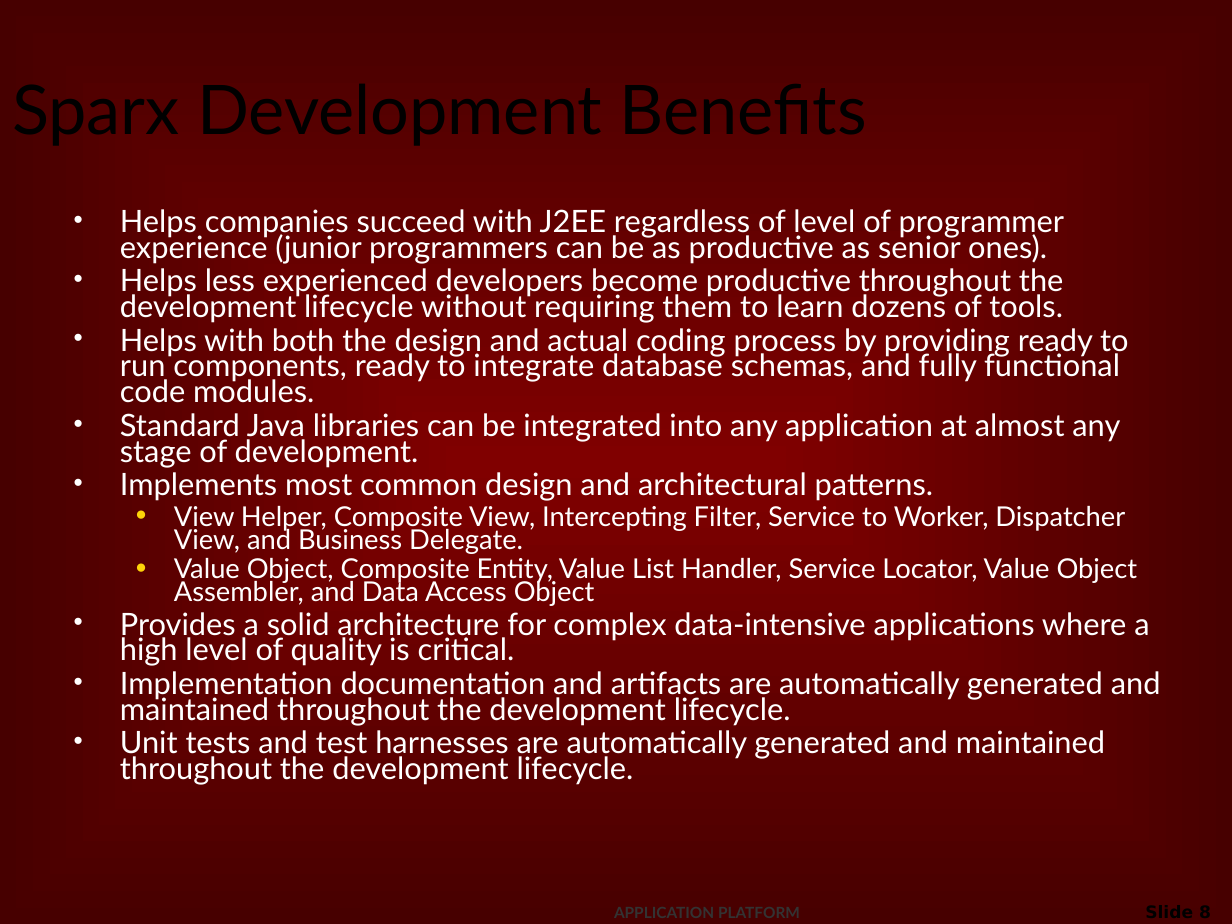
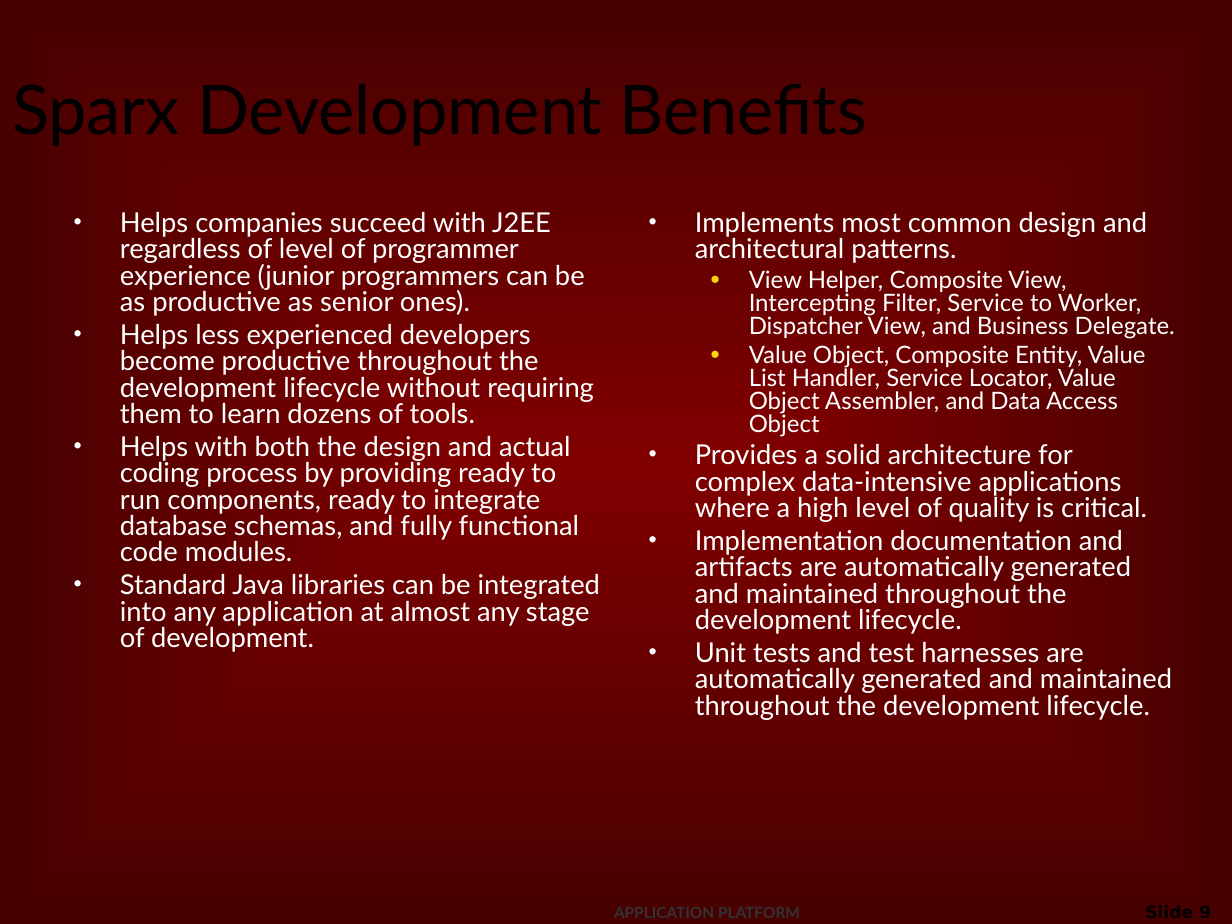
Before and after one commit to netspective/sparx-2001, a slide deck: slide 9 of Sparx/web-shared/docs/project/Introduction_to_Sparx.ppt (slide 8 before the commit). Drawn at 1232x924 pixels with LibreOffice and Linux fonts; fonts in the diff are those of the drawing; background and template pictures are left out. Boxes give left, top, right and bottom in pixels: in the first picture for what was removed or moved away, otherwise in the second. Text is boxed around its words. In the diff, an @@ line names an element or a change of style, - is before the commit and + after.

```diff
--- a/Sparx/web-shared/docs/project/Introduction_to_Sparx.ppt
+++ b/Sparx/web-shared/docs/project/Introduction_to_Sparx.ppt
@@ text at (x1=120, y1=209, x2=1128, y2=468): paragraphs removed @@
-• Helps companies succeed with J2EE regardless of level of programmer experience (junior programmers can be as productive as senior ones).
-• Helps less experienced developers become productive throughout the development lifecycle without requiring them to learn dozens of tools.
-• Helps with both the design and actual coding process by providing ready to run components, ready to integrate database schemas, and fully functional code modules.
-• Standard Java libraries can be integrated into any application at almost any stage of development.
@@ text "Implements most common design and ..." moved from (x1=120, y1=209, x2=1161, y2=785) to (x1=695, y1=212, x2=1175, y2=720) @@
@@ text "Implements most common design and ..." at (x1=695, y1=212, x2=1175, y2=720): size 18 to 16 pt in "Implements most common design and architectural patterns.", "Provides a solid architecture for complex data-intensive ...", "Implementation documentation and artifacts are automatically ...", "Unit tests and test harnesses are automatically ..."; size 16 to 14 pt in "View Helper, Composite View, Intercepting Filter, Service ...", "Value Object, Composite Entity, Value List Handler, ..."; line spacing 0.7 to 0.8 @@
@@ text added at (x1=120, y1=212, x2=600, y2=652), 16 pt, text #FFFFFF @@
+• Helps companies succeed with J2EE regardless of level of programmer experience (junior programmers can be as productive as senior ones).
+• Helps less experienced developers become productive throughout the development lifecycle without requiring them to learn dozens of tools.
+• Helps with both the design and actual coding process by providing ready to run components, ready to integrate database schemas, and fully functional code modules.
+• Standard Java libraries can be integrated into any application at almost any stage of development.
@@ page number at (x1=1027, y1=896, x2=1222, y2=924): text changed @@
-Slide 8
+Slide 9
```
Also in this commit, not shown: 8 other slides changed, 1 slide added, 1 slide removed.
